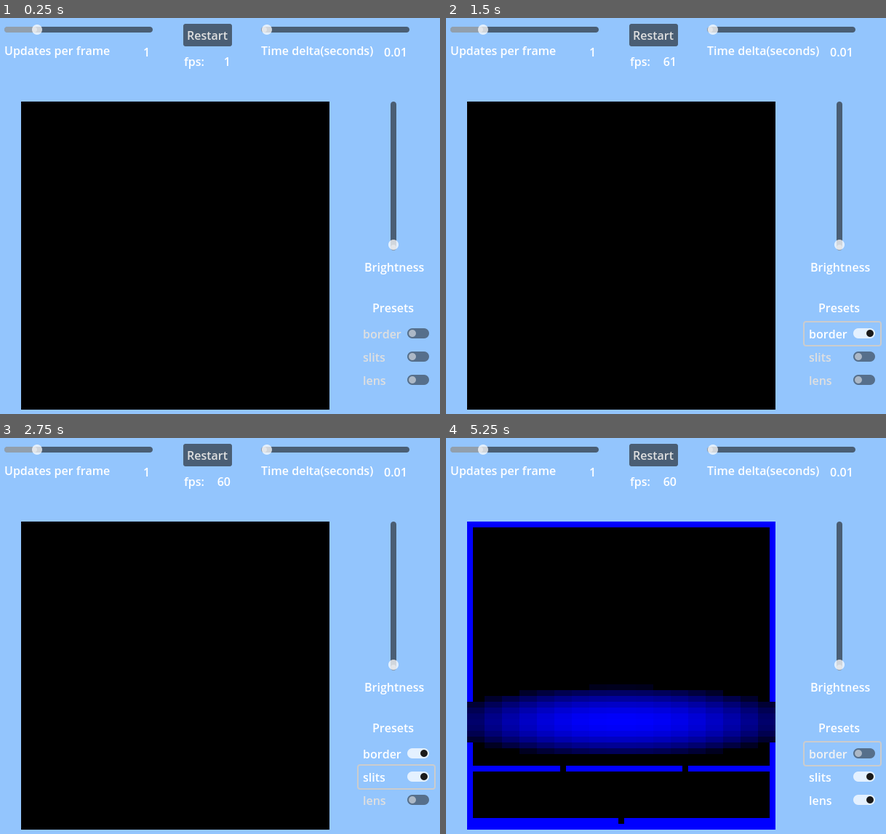
Above: before the commit, frames 1-4 (two rows, left to right).
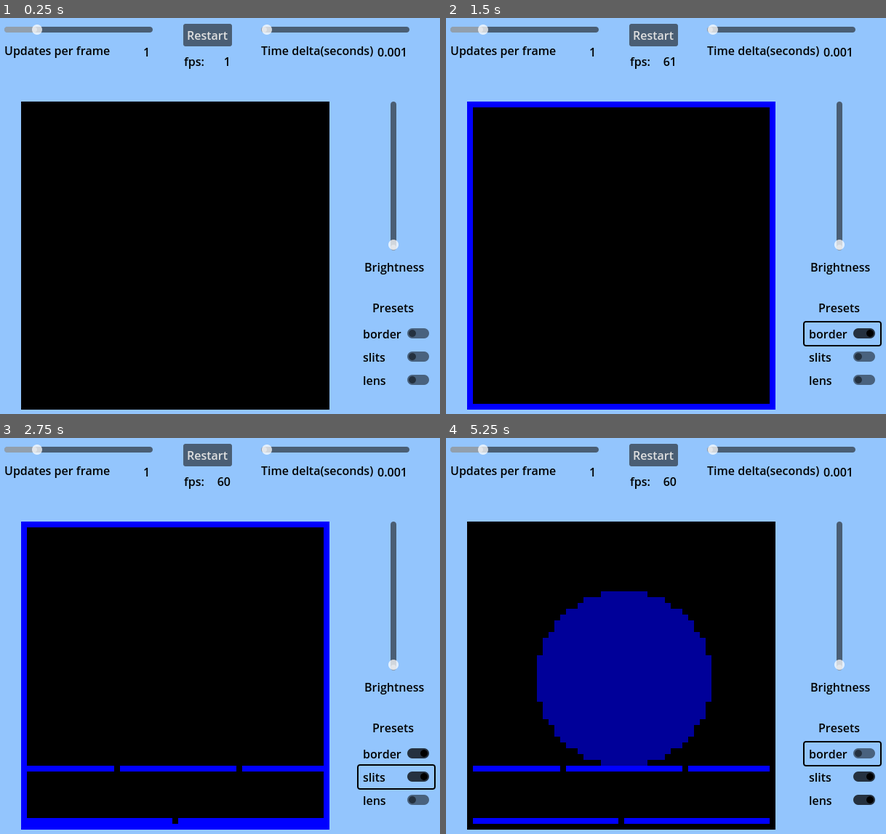
Above: after the commit, the same moments.

Repository: dant4ick/cellular-automata-waves-godot
Game: Godot game, scene res://scene/main.tscn
Same seed, same stepped clock (60 frames per second), same inputs: the game is played once before the commit and once after it.
Inputs:
- Up to frame 1 (0.25 s): no input
- Up to frame 2 (1.5 s): click "Restart" at 0.5 s; click "border" at 1.25 s
- Up to frame 3 (2.75 s): click "slits" at 2 s
- Up to frame 4 (5.25 s): click "lens" at 2.75 s; click "Restart" at 3.5 s; click "Restart" at 4.25 s; click "border" at 5 s

The runs differ from the first frame. In frame 1, 1.2% of the frame differs, in the area x 1-97%, y 7-93%; in frame 2, 5.5%; in frame 3, 7.6%; in frame 4, 23%, in the area x 1-100%, y 7-99%.

Commit message:
finishing touches

Diff:
--- a/scene/GUI/slider.tscn
+++ b/scene/GUI/slider.tscn
@@ -17,6 +17,7 @@
 script = ExtResource("1_5tpxi")
 
 [node name="title" type="Label" parent="."]
+modulate = Color(0, 0, 0, 1)
 layout_mode = 1
 anchors_preset = -1
 anchor_top = 1.0
@@ -29,6 +30,7 @@
 language = "en"
 
 [node name="value" type="Label" parent="."]
+modulate = Color(0, 0, 0, 1)
 layout_mode = 1
 anchors_preset = -1
 anchor_left = 0.625
--- a/scene/line.tscn
+++ b/scene/line.tscn
@@ -4,5 +4,5 @@
 
 [node name="line" type="Node2D"]
 script = ExtResource("1_vnnwa")
-size = 100
-speed = 0.01
+size = 52
+iterations = 200
--- a/scene/main.tscn
+++ b/scene/main.tscn
@@ -40,9 +40,9 @@
 anchor_right = 0.936
 anchor_bottom = 0.128
 offset_left = -6.10352e-05
-min_value = 0.01
+min_value = 0.001
 max_value = 0.1
-step = 0.01
+step = 0.001
 value = 0.01
 exp_edit = true
 rounded = false
@@ -63,6 +63,7 @@
 text = "Restart"
 
 [node name="fps" type="Label" parent="interface"]
+modulate = Color(0, 0, 0, 1)
 layout_mode = 1
 anchors_preset = -1
 anchor_left = 0.45
@@ -88,6 +89,7 @@
 rounded = true
 
 [node name="Label" type="Label" parent="interface/VSlider"]
+modulate = Color(0, 0, 0, 1)
 layout_mode = 1
 anchors_preset = 7
 anchor_left = 0.5
@@ -104,6 +106,7 @@
 horizontal_alignment = 1
 
 [node name="Label" type="Label" parent="interface"]
+modulate = Color(0, 0, 0, 1)
 layout_mode = 0
 offset_left = 512.0
 offset_top = 384.0
--- a/script/grid_manager.gd
+++ b/script/grid_manager.gd
@@ -1,9 +1,9 @@
 extends Node2D
+
+var cells: Array = Array()
 
 var size: int = 52
 var perfect_fit: Vector2
-
-var cells: Array = Array()
 
 const DEFAULT_SPEED: int = 1
 var speed: int
@@ -15,9 +15,7 @@
 var is_lens: bool = false
 var is_slits: bool = false
 
-var accum_delta: float
-
-@onready var cell_scene = load("res://scene/light_cell.tscn")
+@onready var cell_scene = load("res://scene/wave_cell.tscn")
 
 func _ready():
 	speed = DEFAULT_SPEED
@@ -28,6 +26,24 @@
 
 	perfect_fit = Vector2.ONE * floorf(viewport_width / size)
 	generate_playground()
+
+
+func generate_structures():
+	for i in size:
+		for j in size:
+			var cell = cells[i][j]
+
+			# double-slit experiment
+			if i == round(size * 0.8) and j != round(size * 0.3) and j != round(size - size * 0.3) or (i == (size - 2) and j != round(size / 2)):
+				cell.mobility = 0 if is_slits else 1
+
+			# making border
+			if (i == 0 or i == size - 1) or (j == 0 or j == size - 1):
+				cell.mobility = 0 if is_border else 1
+
+			# glass lens
+			if ((i - size * 0.5) ** 2  + (j - size * 0.5) ** 2) <= 15 ** 2:
+				cell.mobility = 0.4 if is_lens else 1
 
 
 func generate_playground():
@@ -43,19 +59,6 @@
 			cell.size_setter = perfect_fit
 			cell.position = Vector2(j * cell.size_setter.x, i * cell.size_setter.y)
 			row.append(cell)
-
-#			# making border
-			if is_border and ((i == 0 or i == size - 1) or (j == 0 or j == size - 1)):
-				cell.mobility = 0
-
-#			double-slit experiment
-			if is_slits and (i == round(size * 0.8) and j != round(size * 0.3) and j != round(size - size * 0.3) or (i == (size - 2) and j != round(size / 2))):
-				cell.mobility = 0
-
-#			glass lens
-			if is_lens and (((i - size * 0.64) / 0.6) ** 2  + ((j - size/2) / 3) ** 2) <= 10 ** 2:
-				cell.mobility = (((i - size * 0.64) / 0.6) ** 2  + ((j - size/2) / 3) ** 2) / (10.5 ** 2)
-
 		cells.append(row)
 
 	for row in cells:
@@ -64,26 +67,36 @@
 			var cell_index = cells.find(cell, 0)
 			var row_index = cells.find(row, 0)
 
-	accum_delta = 0
+	generate_structures()
 
 
 func _input(event):
-	if event is InputEventMouseButton:
-		if event.button_index == MOUSE_BUTTON_LEFT and event.pressed:
-			var mouse_pos = get_global_mouse_position()
-			var cell_index_x: int
-			var cell_index_y: int
-			for row in cells:
-				var row_index = cells.find(row)
-				for cell in row:
-					if mouse_pos.x > cell.position.x and mouse_pos.x < cell.position.x + cell.size.x and mouse_pos.y > cell.position.y and mouse_pos.y < cell.position.y + cell.size.y:
-						cell_index_x = cells[row_index].find(cell)
-						cell_index_y = row_index
+	if not (event is InputEventMouseButton):
+		return
+	if not (event.button_index == MOUSE_BUTTON_LEFT and event.pressed):
+		return
 
-			if cell_index_x:
-				cells[cell_index_y][cell_index_x].height = 1
-			else:
-				print("no cell selected")
+	var mouse_pos = get_global_mouse_position()
+	var cell_index_x: int
+	var cell_index_y: int
+	for row_index in range(len(cells)):
+		var row = cells[row_index]
+		for i in range(len(row)):
+			var cell = row[i]
+			if mouse_pos.x >= cell.position.x and mouse_pos.x < cell.position.x + cell.size.x and mouse_pos.y >= cell.position.y and mouse_pos.y < cell.position.y + cell.size.y:
+				cell_index_x = i
+				cell_index_y = row_index
+
+	if cell_index_x:
+		for x in range(-3, 4):
+			for y in range(-3, 4):
+				var cell = cells[(cell_index_y + y) % size][(cell_index_x + x) % size]
+				var new_h = max(cell.height, 3 - sqrt(x**2 + y**2))
+				if cell.mobility == 0:
+					continue
+				cell.height = new_h
+	else:
+		print("no cell selected")
 
 
 func _process(delta):
@@ -114,15 +127,19 @@
 			var down_height = next_row[j].height
 
 			var avg_height = (left_height + right_height + up_height + down_height) / 4
-
 			cell.velocity += cell.mobility * (avg_height - cell.height) * delta
 			cell.height += cell.velocity * delta
 
 
 func _on_restart_pressed():
-	generate_playground()
+	set_process(false)
+	for i in size:
+		for j in size:
+			cells[i][j].height = 0
+			cells[i][j].velocity = 0
 	speed = DEFAULT_SPEED
 	time_delta = DEFAULT_DELTA
+	set_process(true)
 
 
 func _on_upd_per_frame_value_changed(value):
@@ -141,11 +158,14 @@
 
 func _on_is_border_toggled(button_pressed):
 	is_border = button_pressed
+	generate_structures()
 
 
 func _on_is_slits_toggled(button_pressed):
 	is_slits = button_pressed
+	generate_structures()
 
 
 func _on_is_lens_toggled(button_pressed):
 	is_lens = button_pressed
+	generate_structures()
--- a/script/light_cell.gd
+++ b/script/light_cell.gd
@@ -1,13 +1,11 @@
 extends ColorRect
 
 var height: float = 0.0
+var velocity: float = 0.0
 var mobility: float = 1.0
 
-var velocity: float = 0.0
-
+var size_setter: Vector2 = Vector2.ONE
 var exposure: float = 1
-
-var size_setter: Vector2 = Vector2.ONE * 5
 
 
 func _ready():
--- a/script/line_manager.gd
+++ b/script/line_manager.gd
@@ -3,10 +3,6 @@
 @export var size: int = 10
 @export var iterations: int = 10
 @export var speed: float = 0.001
-
-# Для того, чтобы следить, что энергия системы оставалась неизменной
-var energy_add: float = 1
-var energy_state: float
 
 var cells: Array = Array()
 
@@ -14,57 +10,38 @@
 
 var height_multiplier: float
 
-@onready var cell_scene = load("res://scene/light_cell.tscn")
+@onready var cell_scene = load("res://scene/wave_cell.tscn")
 
 
 func _ready():
-	energy_state = 0
-
 	var viewport_width = get_viewport_rect().size.x
-	var perfect_fit = Vector2.ONE * (viewport_width / size)
+	var perfect_fit = Vector2.ONE * floor(viewport_width / size)
 	viewport_middle = get_viewport_rect().size.y / 2
 	for i in size:
 		var cell: ColorRect = cell_scene.instantiate()
 		cell.size_setter = perfect_fit
 		cell.position = Vector2(i * cell.size_setter.x, viewport_middle)
-
-		# making border
-		if (i == 0 or i == size - 1):
-			cell.mobility = 0.0
-#		elif i > round(size / 2):
-#			cell.mobility = 0.5
-
 		cells.append(cell)
-
 	for cell in cells:
 		add_child(cell)
-
-	set_process(true)
+	set_process(true)  # enables drawing
 
 
 func _draw():
-	for cell in cells:
-		var cell_index = cells.find(cell, 0)
+	for cell_index in range(1, len(cells)):
+		if cell_index == len(cells):
+			continue
+		var right_cell = cells[cell_index]
+		var left_cell = cells[cell_index - 1]
 
-		var left_cell = cells[cell_index - 1]
-		var right_cell = cells[cell_index + 1 if cell_index + 1 != size else 0]
+		var offset = Vector2(right_cell.size.x / 2, right_cell.size.y / 2)
 
-		var offset = Vector2(cell.size.x / 2, cell.size.y / 2)
-
-		draw_line(cell.position + offset, left_cell.position + offset, Color.WHITE)
-		draw_line(cell.position + offset, right_cell.position + offset, Color.WHITE)
+		draw_line(right_cell.position + offset, left_cell.position + offset, Color.WHITE)
 
 
 func _process(delta):
-	if speed == 0:
-		return
-
 	for i in range(iterations):
 		update_ilne(speed)
-
-	var energy = cells.reduce(func sum(accum, cell): return accum + abs(cell.velocity), 0)
-	if energy != 0:
-		cells.map(func damp(cell): cell.velocity *= energy_state / energy)
 
 	for cell in cells:
 		cell.colorize()
@@ -72,43 +49,39 @@
 
 
 func _input(event):
-	if event is InputEventMouseButton:
-		if event.button_index == MOUSE_BUTTON_LEFT and event.pressed:
-			var mouse_x = get_global_mouse_position().x
-			var cell_index: int
-			for cell in cells:
-				if mouse_x > cell.position.x and mouse_x < cell.position.x + cell.size.x:
-					cell_index = cells.find(cell)
+	if not (event is InputEventMouseButton):
+		return
+	if not (event.button_index == MOUSE_BUTTON_LEFT and event.pressed):
+		return
 
-#			if cell_index:
-#				var spread = 5
-#				for offset in range(-spread, spread):
-#					var cell = cells[cell_index + offset]
-#					var energy_added = sin(offset)
-#					energy_state += abs(energy_add)
-#					cells[cell_index + offset].height = energy_added
-			if cell_index:
-				var cell = cells[cell_index]
-				var energy_added = 1
-				energy_state += 1
-				cells[cell_index].height = energy_added
-			else:
-				print("no cell selected")
+	var mouse_x = get_global_mouse_position().x
+	var cell_index: int
+	for i in range(0, len(cells)):
+		var cell = cells[i]
+		if not (cell.position.x <= mouse_x and cell.position.x + cell.size.x > mouse_x):
+			continue
+
+		var ind: int
+		for j in range(10):
+			ind = i + j
+			if ind >= len(cells):
+				ind = ind % len(cells)
+			cells[ind].height = - sin((float(j) / 9) * 3.1415)
+		break
 
 
 func update_ilne(delta):
-	for cell in cells:
-		if not cell.mobility:
-			continue
+	var size = cells.size()
+	for i in range(size):
+		var cell = cells[i]
+		var cell_index = i
 
-		var cell_index = cells.find(cell, 0)
-
-		var left_height = cells[cell_index - 1].height
-		var right_height = cells[cell_index + 1 if cell_index + 1 != size else 0].height
+		var left_height = cells[(cell_index - 1 + size) % size].height
+		var right_height = cells[(cell_index + 1) % size].height
 
 		var avg_height = (left_height + right_height) / 2
 
-		cell.velocity += (cell.mobility) * (avg_height - cell.height) * delta
+		cell.velocity += cell.mobility * (avg_height - cell.height) * delta
 		cell.height += cell.velocity * delta
 
-		cell.position.y = (cell.height * (viewport_middle / 2)) + viewport_middle
+		cell.position.y = cell.height * (viewport_middle / 4) + viewport_middle
Renamed: scene/light_cell.tscn -> scene/wave_cell.tscn
